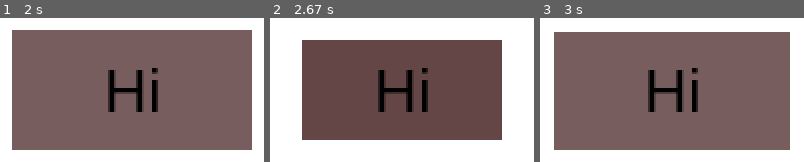
Above: before the commit, frames 1-3 (left to right).
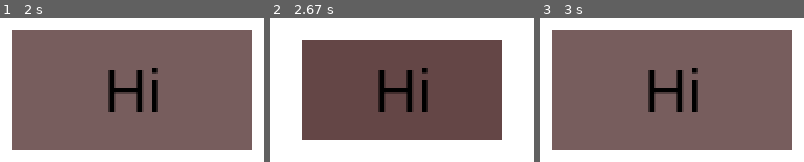
Above: after the commit, the same moments.

Repository: Valdotorium/pygame_helpers
Game: pygame game, started from main.py
The game is run twice, just before and just after one commit, with the same random seed, the same clock (stepped at 60 frames per second) and the same inputs.
Inputs (mouse positions are in pixels of both pictures, inside the frame that each line leads up to):
- Up to frame 1 (2 s): click "Hi" at 0.38 s; click (outside the picture) at 0.72 s; click (36, 110) at 1.05 s; click (outside the picture) at 1.38 s; click (153, 54) at 1.72 s
- Up to frame 2 (2.67 s): click (outside the picture) at 2.05 s
- Up to frame 3 (3 s): click "Hi" at 2.88 s

Frames 1-2 are identical in both runs. In frame 3, 2.5% of the frame differs, in the area x 4-96%, y 8-92%.

Commit message:
small updates

Diff:
--- a/main.py
+++ b/main.py
@@ -18,7 +18,7 @@
 
 window, clock = init()
 mouse = mouse.mouse()
-button = ui.Button(200,200,100,50,(100,70,70), "Hi", "plop")
+button = ui.Button(200,200,100,50,(100,70,70), "Hi", "expand")
 while True:
     window.fill((255, 255, 255))
     clock.tick(60)
--- a/ui.py
+++ b/ui.py
@@ -40,6 +40,19 @@
                 #it is not hovered anymore
                 self.width = self.originalWidth
                 self.height = self.originalHeight
+        if self.animation == "expand":
+
+            if 1 < self.ticksInAnimation:
+                # The button stays 20% bigger than normal until
+                self.width = self.originalWidth * 1.2
+                self.height = self.originalHeight * 1.2
+            else:
+                #it is not hovered anymore
+                self.width = self.originalWidth
+                self.height = self.originalHeight
+        if self.animation == "none":
+            pass
+
     def draw(self, window):
         self.text_rect.center = (self.x, self.y)
         self.animate()
